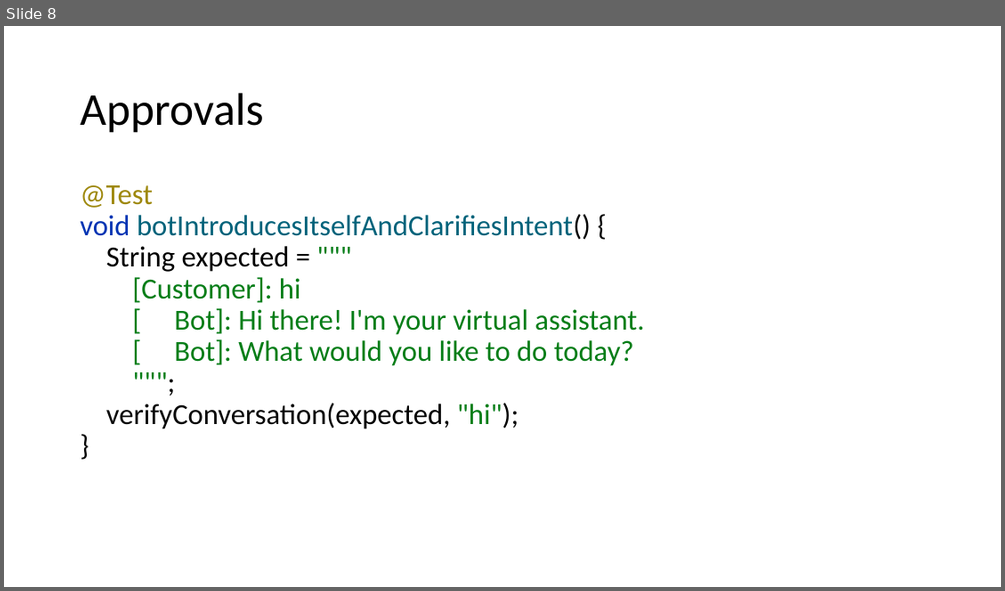
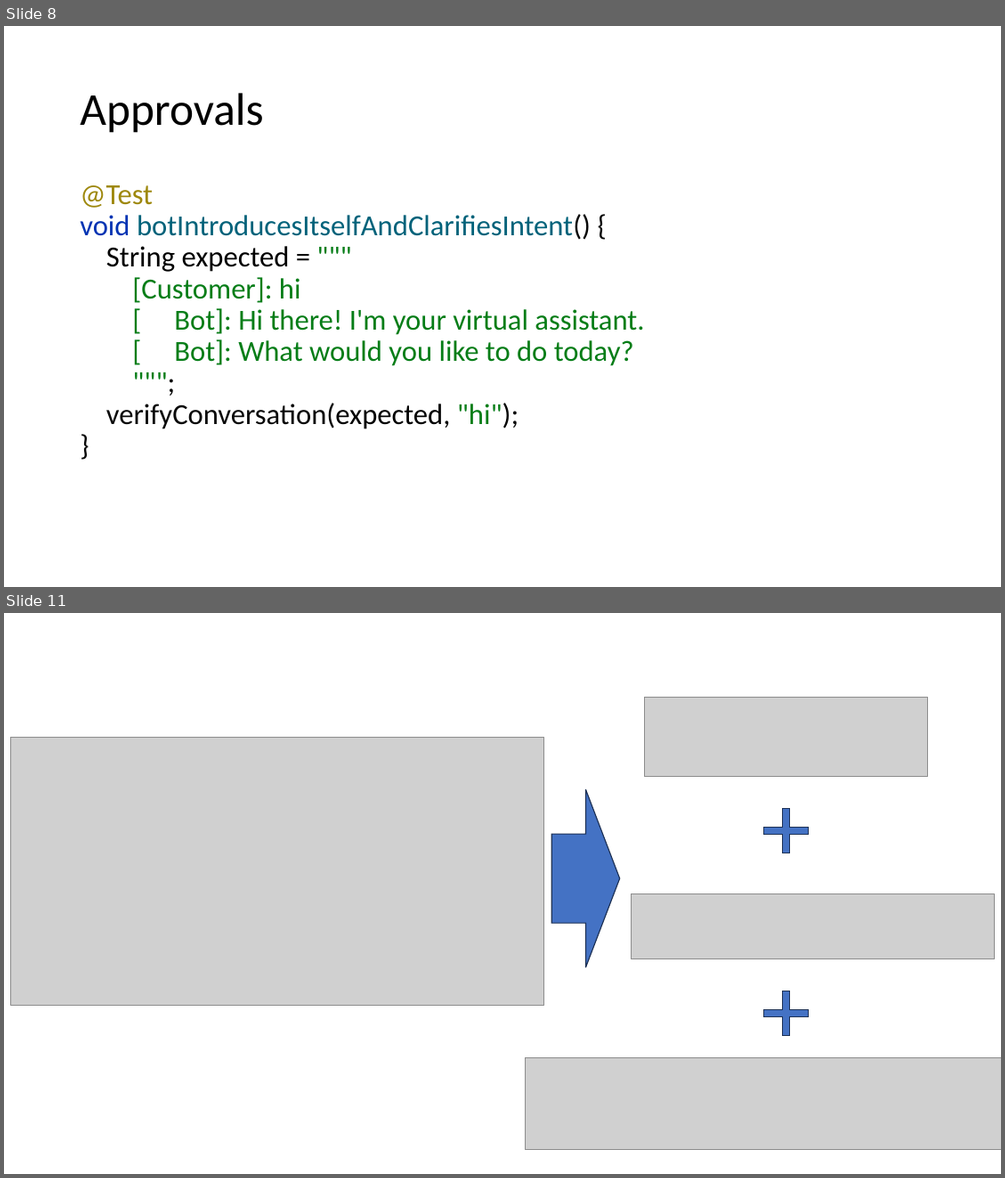
Before and after one commit to LearnWithLlew/TestingBetterWithApprovals.Slides, a slide deck: slides/Testing Better with Approvals.pptx. Shown one above the other, each under a label of ours: slide 8 before the commit, slides 8 and 11 after it; the slides between them are not shown. The pictures are 1005x591 and 1005x1178 pixels, drawn with LibreOffice and Linux fonts; fonts in the diff are those of the drawing; grey boxes stand for pictures. Boxes give left, top, right and bottom in pixels: in the first picture for what was removed or moved away, otherwise in the second. Text is boxed around its words. In the diff, an @@ line names an element or a change of style, - is before the commit and + after.

```diff
--- a/slides/Testing Better with Approvals.pptx
+++ b/slides/Testing Better with Approvals.pptx
@@ slide 11 added at <box>4,613,1001,1174</box>, background #FFFFFF @@
@@ picture added at <box>645,697,928,777</box> @@
@@ picture added at <box>11,737,543,1005</box> @@
@@ right arrow added at <box>551,789,619,967</box>, fill #4472C4, outline #1E3256 1 pt @@
@@ plus added at <box>764,809,808,853</box>, fill #4472C4, outline #1E3256 1 pt @@
@@ picture added at <box>631,893,994,959</box> @@
@@ plus added at <box>764,991,808,1036</box>, fill #4472C4, outline #1E3256 1 pt @@
@@ picture added at <box>526,1058,1001,1149</box> @@
```
Also in this commit, not shown: 2 other slides added, 2 slides removed, 1 other file.
